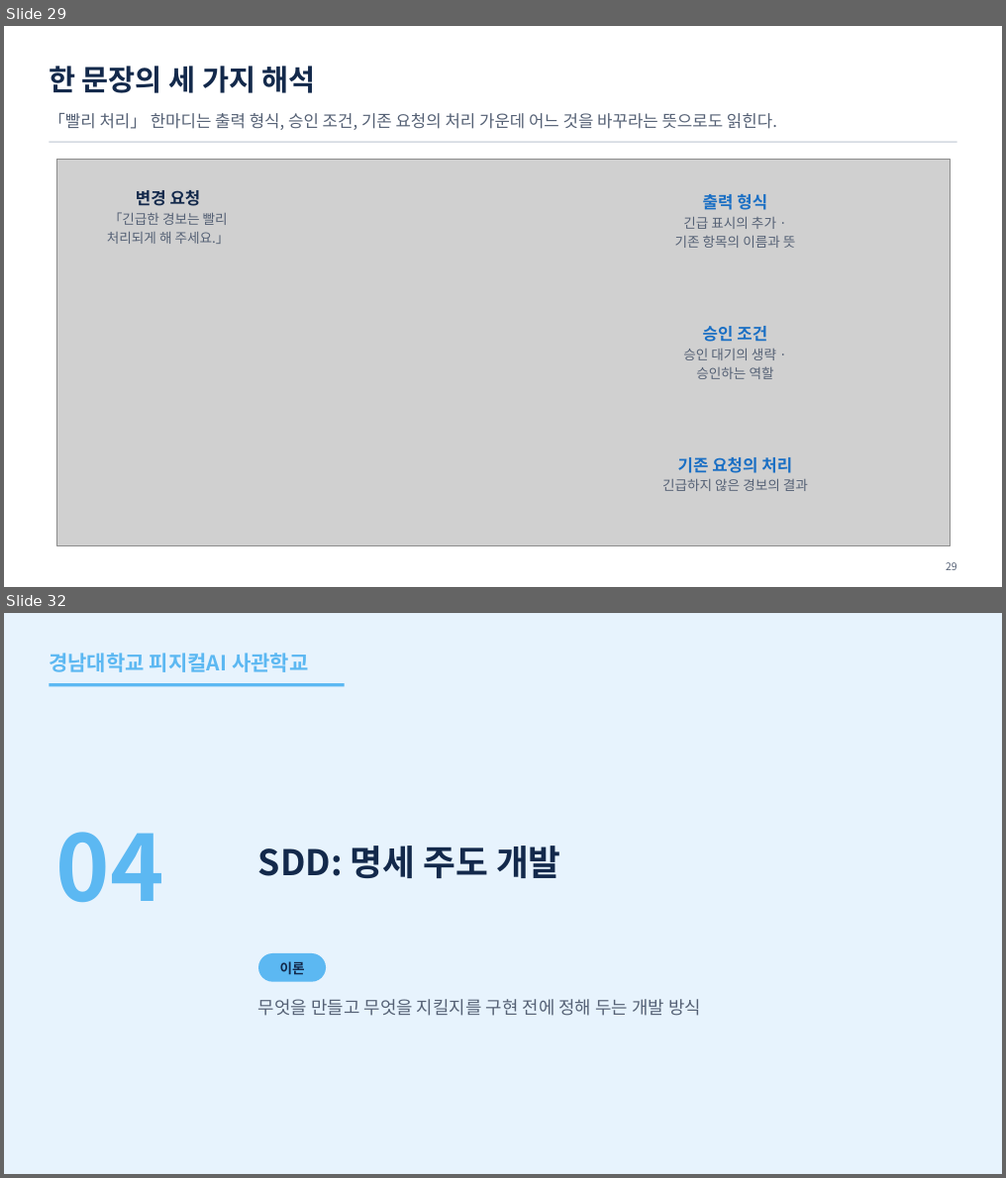
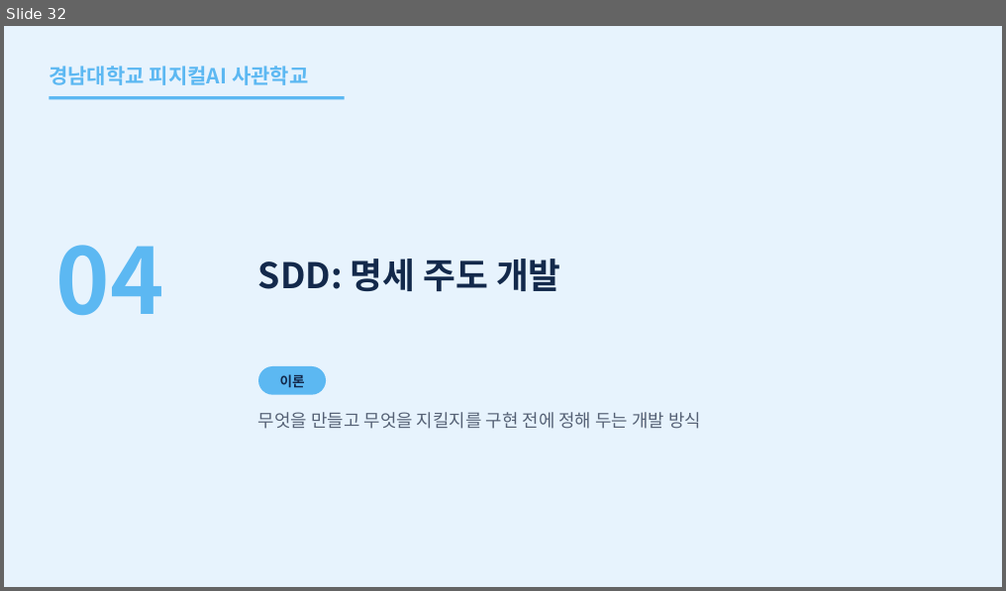
Before and after one commit to uengine-oss/hyd-iot-edu, a slide deck: workspace/강의제작/산출물/통합반/이론/07회차/통합반_07일차.pptx. Shown one above the other, each under a label of ours: slides 29 and 32 before the commit, slide 32 after it; the slides between them are not shown. The pictures are 1006x1178 and 1006x591 pixels, drawn with LibreOffice and Linux fonts; fonts in the diff are those of the drawing; grey boxes stand for pictures. Boxes give left, top, right and bottom in pixels: in the first picture for what was removed or moved away, otherwise in the second. Text is boxed around its words. In the diff, an @@ line names an element or a change of style, - is before the commit and + after.

Commit message:
통합반 7회차 26~31장 실제 변경 기록으로 본문 347초와 강조를 검증

```diff
--- a/workspace/강의제작/산출물/통합반/이론/07회차/통합반_07일차.pptx
+++ b/workspace/강의제작/산출물/통합반/이론/07회차/통합반_07일차.pptx
@@ slide 29 removed at (x1=4, y1=26, x2=1002, y2=587), background #FFFFFF @@
@@ text removed at (x1=49, y1=66, x2=316, y2=93) @@
-한 문장의 세 가지 해석
@@ text removed at (x1=49, y1=113, x2=777, y2=130) @@
-「빨리 처리」 한마디는 출력 형식, 승인 조건, 기존 요청의 처리 가운데 어느 것을 바꾸라는 뜻으로도 읽힌다.
@@ rectangle removed at (x1=49, y1=141, x2=957, y2=143) @@
@@ picture removed at (x1=56, y1=160, x2=949, y2=547) @@
@@ text removed at (x1=107, y1=190, x2=230, y2=244) @@
-변경 요청
-「긴급한 경보는 빨리
-처리되게 해 주세요.」
@@ text removed at (x1=675, y1=194, x2=796, y2=248) @@
-출력 형식
-긴급 표시의 추가 ·
-기존 항목의 이름과 뜻
@@ text removed at (x1=683, y1=326, x2=776, y2=379) @@
-승인 조건
-승인 대기의 생략 ·
-승인하는 역할
@@ text removed at (x1=662, y1=458, x2=808, y2=491) @@
-기존 요청의 처리
-긴급하지 않은 경보의 결과
@@ text removed at (x1=945, y1=563, x2=957, y2=570) @@
-29
```
Also in this commit, not shown: 4 slides changed, 1 slide added, 26 other files.
